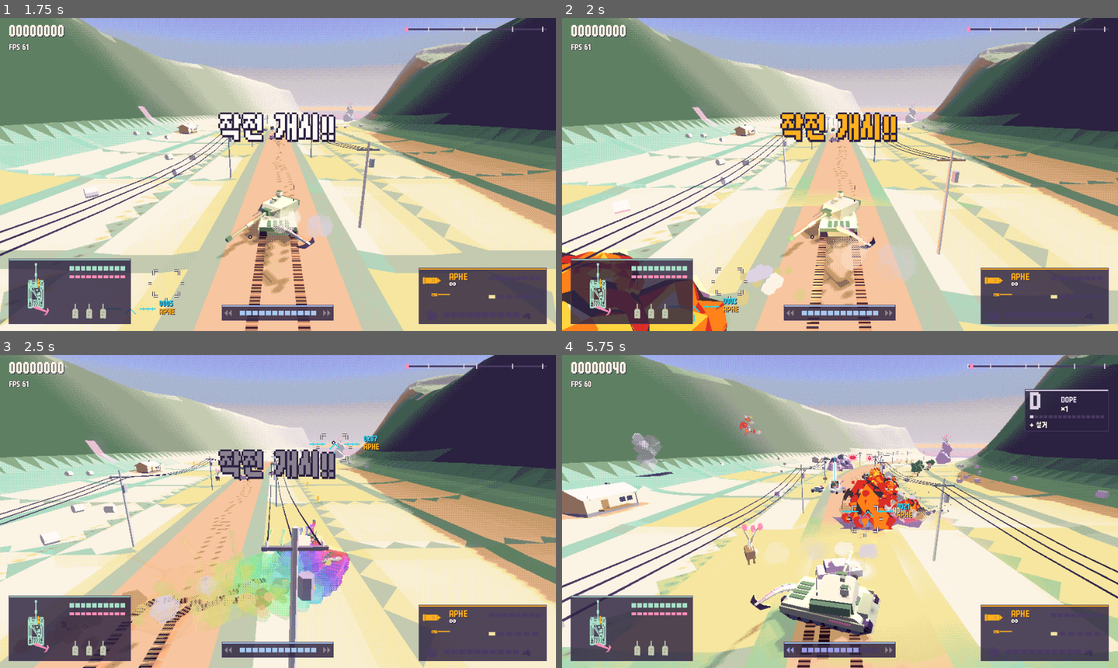
Above: before the commit, frames 1-4 (two rows, left to right).
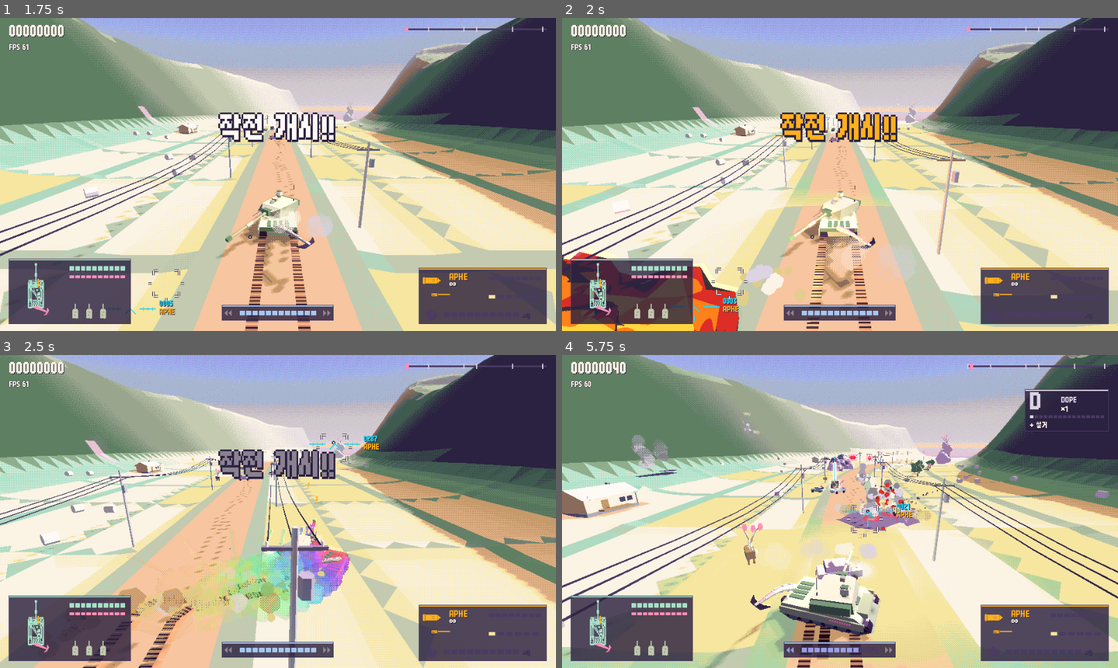
Above: after the commit, the same moments.

Repository: scarf005/orca-class
Game: Godot game, scene res://scenes/main.tscn
Two runs of this game, one before a commit and one after it. Both use one fixed random seed, a clock stepped at 60 frames per second and the inputs below.
Inputs (mouse positions are in pixels of both pictures, inside the frame that each line leads up to):
- Up to frame 1 (1.75 s): tap Enter (ui_accept) at 0.5 s; drag from (278, 174) to (333, 105) at 0.52 s; drag from (166, 190) to (250, 237) at 1.27 s
- Up to frame 2 (2 s): no input
- Up to frame 3 (2.5 s): move the mouse to (333, 442) at 2.02 s; hold D (move_right) from 2.03 s (still down); hold Shift (coax) from 2.03 s (still down); tap Space (dash) at 2.1 s
- Up to frame 4 (5.75 s): release D (move_right) at 2.75 s; release Shift (coax) at 2.75 s; drag from (812, 574) to (673, 464) at 2.77 s; move the mouse to (1006, 558) at 3.52 s; hold A (move_left) 3.53-4.25 s; hold E 3.53-4.25 s; tap Enter (ui_accept) at 3.77, 4.07 s; tap Shift (coax) at 3.8 s; drag from (673, 464) to (756, 433) at 4.27 s; move the mouse to (867, 511) at 5.02 s; hold S (move_back) from 5.03 s (still down); hold Shift (coax) from 5.03 s (still down); tap 1 at 5.1 s; click (867, 511) at 5.17 s

Frame 1 is identical in both runs. In frame 2, 3.3% of the frame differs, in the area x 0-46%, y 71-100%; in frame 3, 1.9%; in frame 4, 2.7%.

Commit message:
feat: snappier explosions with a white-hot first frame, and lean enemy tracers
- explosions play out faster (Explosion pace slider) and open on a white flash and star before the bands roll
- enemy machine-gun rounds are drawn as thin, long tracers like the coax's

Assisted-by: claude-code:claude-opus-5-5
Co-authored-by: Claude Opus 5.5 <noreply@anthropic.com>

Diff:
--- a/scripts/combat/fx.gd
+++ b/scripts/combat/fx.gd
@@ -7,7 +7,7 @@
 const SOFT_CAP := 1200
 const MAX_SCORCH := 60
 const FLASH_LIGHTS := 12 ## Pooled lights for blasts, muzzles and fires; the dimmest one is reused.
-const BLAST_PACE := 0.8 ## Explosions play out in this fraction of their original time.
+static var BLAST_PACE := 0.55 ## Explosions play out in this fraction of their original time (tuned live in the duel mode).
 const DEBRIS_SIZE := 1.8 ## Flat shards are drawn this much bigger than the size callers ask for.
 const RICOCHET_SPEED := Vector2(0.4, 0.6) ## Share of its speed a glancing round keeps.
 const RICOCHET_DEFAULT_SPEED := 100.0 ## For a hit that carries no speed.
@@ -441,6 +441,8 @@
 	# The main ball, then smaller ones budding off around it (thrown on along the attack).
 	var life := (0.45 + radius * 0.06) * BLAST_PACE
 	fireball(position + Vector3.UP * radius * 0.15, radius * 0.25, radius * 0.75, life)
+	# The first instant is a white-hot star, so the blast lands with a snap before it rolls.
+	impact_star(position + Vector3.UP * radius * 0.2, radius * 0.9, Palette.WHITE)
 	for i in 3 + int(n * 0.6):
 		var out := (Vector3(randf_range(-1, 1), randf_range(-0.2, 1.0), randf_range(-1, 1)).normalized() + push * 0.8).normalized()
 		fireball(position + out * radius * randf_range(0.35, 0.7) + Vector3.UP * radius * 0.2, radius * 0.12, radius * randf_range(0.3, 0.5), life * randf_range(0.7, 1.1))
--- a/scripts/ui/duel_panel.gd
+++ b/scripts/ui/duel_panel.gd
@@ -33,6 +33,7 @@
 	["Near sight along the barrel (0-1)", func() -> float: return Hud.NEAR_SIGHT, func(v: float) -> void: Hud.NEAR_SIGHT = v, 0.1, 0.95, 0.05],
 	["Track marks last (s)", func() -> float: return TrackMarks.FADE_START, func(v: float) -> void: TrackMarks.FADE_START = v, 0.5, 30.0, 0.5],
 	["Track marks wear away (s)", func() -> float: return TrackMarks.FADE_TIME, func(v: float) -> void: TrackMarks.FADE_TIME = v, 0.2, 20.0, 0.2],
+	["Explosion pace (x time)", func() -> float: return Fx.BLAST_PACE, func(v: float) -> void: Fx.BLAST_PACE = v, 0.2, 1.5, 0.05],
 	["Hit weight (x)", func() -> float: return Tank.HIT_WEIGHT, func(v: float) -> void: Tank.HIT_WEIGHT = v, 0.0, 3.0, 0.05],
 ]
 var _grid := GridContainer.new()
--- a/scripts/world/world.gd
+++ b/scripts/world/world.gd
@@ -170,7 +170,7 @@
 	"pellet": ["orb", 0.18, 0.0, 1.8],
 	"shell": ["streak", 0.55, 7.0, 2.4],
 	"dart": ["streak", 0.22, 10.0, 2.4],
-	"orb": ["streak", 0.5, 3.2, 2.4],
+	"orb": ["streak", 0.22, 6.5, 2.0], ## Enemy machine-gun rounds: as lean as the coax's tracers.
 	"mortar": ["orb", 0.5, 0.0, 1.5],
 	"fire": ["orb", 0.55, 0.0, 2.0],
 	"rocket": ["missile", 0.2, 1.1, 2.0],
--- a/shaders/fireball.gdshader
+++ b/shaders/fireball.gdshader
@@ -41,7 +41,10 @@
 	}
 	float heat = facing * 1.1 + (n - 0.5) * 0.35 - progress * 1.3;
 	vec3 c = smoke;
-	if (heat > 0.75) {
+	if (progress < 0.07) {
+		// The first frames are white-hot through and through: a flash, then the bands.
+		c = hot;
+	} else if (heat > 0.75) {
 		c = hot;
 	} else if (heat > 0.5) {
 		c = yellow;
